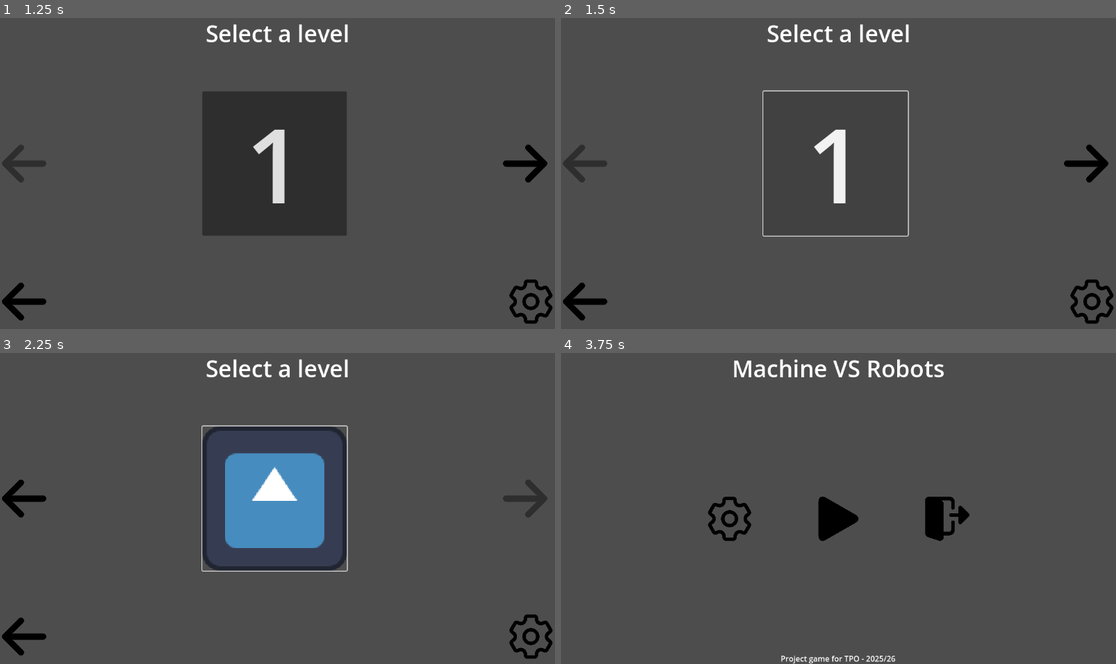
Above: before the commit, frames 1-4 (two rows, left to right).
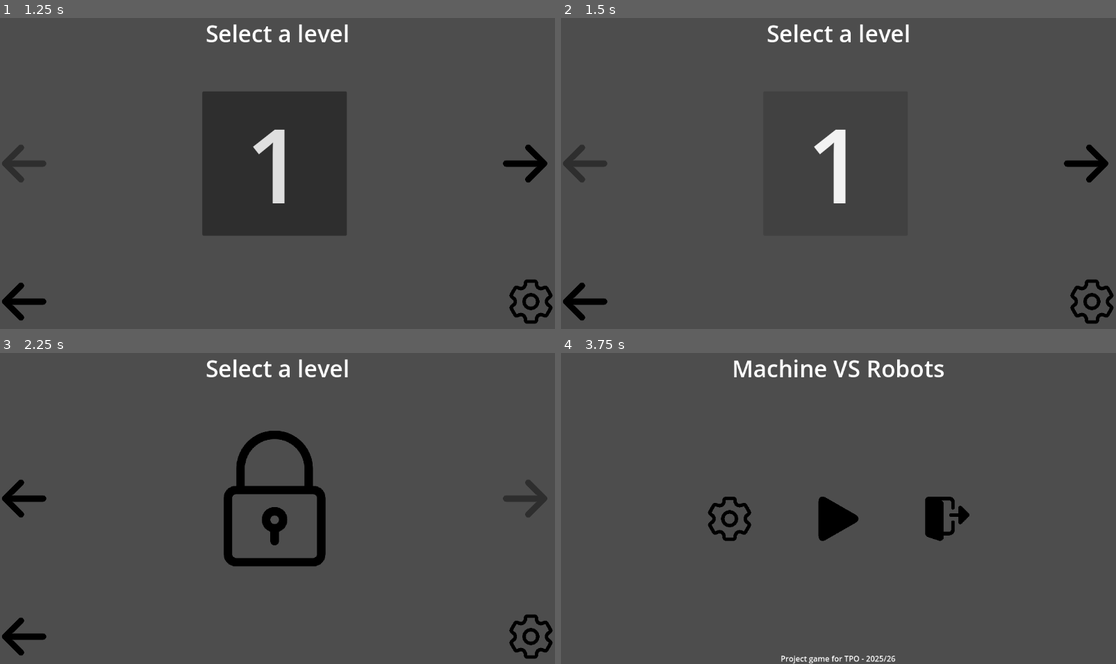
Above: after the commit, the same moments.

Repository: AuraDvin/MvR
Game: Godot game, scene res://levels/menus/main_menu/main_menu.tscn
The game is run twice, just before and just after one commit, with the same random seed, the same clock (stepped at 60 frames per second) and the same inputs. The engine's default icon, where the game draws it, is replaced by a stand-in: a white triangle on a blue panel in a dark square.
Inputs (mouse positions are in pixels of both pictures, inside the frame that each line leads up to):
- Up to frame 1 (1.25 s): click (277, 182) at 0.5 s
- Up to frame 2 (1.5 s): click "1" at 1.25 s
- Up to frame 3 (2.25 s): click (527, 499) at 2 s
- Up to frame 4 (3.75 s): click (583, 499) at 2.75 s; click (583, 636) at 3.5 s

Frame 1 is identical in both runs. In frame 2, 0.5% of the frame differs, in the area x 36-63%, y 23-71%; in frame 3, 8.2%; in frame 4, nothing differs.

Commit message:
level button styling

Diff:
--- a/levels/menus/level_select/level_selection_item.tscn
+++ b/levels/menus/level_select/level_selection_item.tscn
@@ -1,10 +1,12 @@
-[gd_scene load_steps=4 format=3 uid="uid://bpr6i4auacjqh"]
+[gd_scene load_steps=5 format=3 uid="uid://bpr6i4auacjqh"]
 
-[ext_resource type="Texture2D" uid="uid://bdk0eqv2uxunq" path="res://icon.svg" id="1_m4pn0"]
+[ext_resource type="Texture2D" uid="uid://dg010i0tmssyt" path="res://assets/textures/lock-icon.png" id="1_th1cx"]
 [ext_resource type="Script" uid="uid://cshjpgium5mq1" path="res://levels/menus/level_select/level_selection_item.gd" id="2_th1cx"]
 
 [sub_resource type="StyleBoxTexture" id="StyleBoxTexture_th1cx"]
-texture = ExtResource("1_m4pn0")
+texture = ExtResource("1_th1cx")
+
+[sub_resource type="StyleBoxEmpty" id="StyleBoxEmpty_th1cx"]
 
 [node name="LevelSelectionItem" type="Button"]
 custom_minimum_size = Vector2(300, 300)
@@ -21,6 +23,7 @@
 grow_vertical = 2
 theme_override_font_sizes/font_size = 214
 theme_override_styles/disabled = SubResource("StyleBoxTexture_th1cx")
+theme_override_styles/focus = SubResource("StyleBoxEmpty_th1cx")
 script = ExtResource("2_th1cx")
 
 [connection signal="pressed" from="." to="." method="_on_pressed"]
